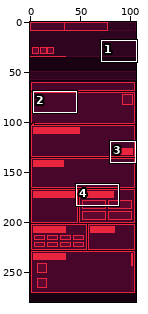
Pixel-art file -- blueprint.aseprite. The first picture is a wide view before the edit; the outline marks the close-up.
Close-up. Before the commit:
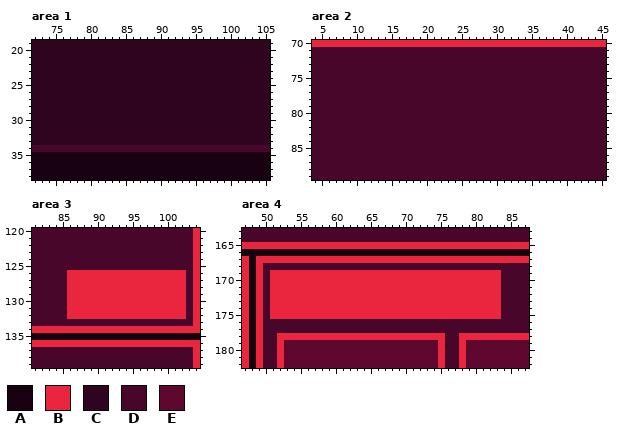
106x280 pixels, 1 frame. Shown: area 1: x 72..105, y 19..38; area 2: x 4..45, y 70..89; area 3: x 81..104, y 120..139; area 4: x 47..87, y 163..182. The commit also changed other parts of the picture, which this record leaves out.
Visible layers, top first: "panels", "background".
Palette (. is transparent): A #180211  B #e9263d  C #2f041f  D #47062a  E #5e0830
Pixels before, area 1, first column x 72:
19 CCCCCCCCCCCCCCCCCCCCCCCCCCCCCCCCCC
20 CCCCCCCCCCCCCCCCCCCCCCCCCCCCCCCCCC
21 CCCCCCCCCCCCCCCCCCCCCCCCCCCCCCCCCC
22 CCCCCCCCCCCCCCCCCCCCCCCCCCCCCCCCCC
23 CCCCCCCCCCCCCCCCCCCCCCCCCCCCCCCCCC
24 CCCCCCCCCCCCCCCCCCCCCCCCCCCCCCCCCC
25 CCCCCCCCCCCCCCCCCCCCCCCCCCCCCCCCCC
26 CCCCCCCCCCCCCCCCCCCCCCCCCCCCCCCCCC
27 CCCCCCCCCCCCCCCCCCCCCCCCCCCCCCCCCC
28 CCCCCCCCCCCCCCCCCCCCCCCCCCCCCCCCCC
29 CCCCCCCCCCCCCCCCCCCCCCCCCCCCCCCCCC
30 CCCCCCCCCCCCCCCCCCCCCCCCCCCCCCCCCC
31 CCCCCCCCCCCCCCCCCCCCCCCCCCCCCCCCCC
32 CCCCCCCCCCCCCCCCCCCCCCCCCCCCCCCCCC
33 CCCCCCCCCCCCCCCCCCCCCCCCCCCCCCCCCC
34 DDDDDDDDDDDDDDDDDDDDDDDDDDDDDDDDDD
35 AAAAAAAAAAAAAAAAAAAAAAAAAAAAAAAAAA
36 AAAAAAAAAAAAAAAAAAAAAAAAAAAAAAAAAA
37 AAAAAAAAAAAAAAAAAAAAAAAAAAAAAAAAAA
38 AAAAAAAAAAAAAAAAAAAAAAAAAAAAAAAAAA
Pixels before, area 2, first column x 4:
70 BBBBBBBBBBBBBBBBBBBBBBBBBBBBBBBBBBBBBBBBBB
71 DDDDDDDDDDDDDDDDDDDDDDDDDDDDDDDDDDDDDDDDDD
72 DDDDDDDDDDDDDDDDDDDDDDDDDDDDDDDDDDDDDDDDDD
73 DDDDDDDDDDDDDDDDDDDDDDDDDDDDDDDDDDDDDDDDDD
74 DDDDDDDDDDDDDDDDDDDDDDDDDDDDDDDDDDDDDDDDDD
75 DDDDDDDDDDDDDDDDDDDDDDDDDDDDDDDDDDDDDDDDDD
76 DDDDDDDDDDDDDDDDDDDDDDDDDDDDDDDDDDDDDDDDDD
77 DDDDDDDDDDDDDDDDDDDDDDDDDDDDDDDDDDDDDDDDDD
78 DDDDDDDDDDDDDDDDDDDDDDDDDDDDDDDDDDDDDDDDDD
79 DDDDDDDDDDDDDDDDDDDDDDDDDDDDDDDDDDDDDDDDDD
80 DDDDDDDDDDDDDDDDDDDDDDDDDDDDDDDDDDDDDDDDDD
81 DDDDDDDDDDDDDDDDDDDDDDDDDDDDDDDDDDDDDDDDDD
82 DDDDDDDDDDDDDDDDDDDDDDDDDDDDDDDDDDDDDDDDDD
83 DDDDDDDDDDDDDDDDDDDDDDDDDDDDDDDDDDDDDDDDDD
84 DDDDDDDDDDDDDDDDDDDDDDDDDDDDDDDDDDDDDDDDDD
85 DDDDDDDDDDDDDDDDDDDDDDDDDDDDDDDDDDDDDDDDDD
86 DDDDDDDDDDDDDDDDDDDDDDDDDDDDDDDDDDDDDDDDDD
87 DDDDDDDDDDDDDDDDDDDDDDDDDDDDDDDDDDDDDDDDDD
88 DDDDDDDDDDDDDDDDDDDDDDDDDDDDDDDDDDDDDDDDDD
89 DDDDDDDDDDDDDDDDDDDDDDDDDDDDDDDDDDDDDDDDDD
Pixels before, area 3, first column x 81:
120 DDDDDDDDDDDDDDDDDDDDDDDB
121 DDDDDDDDDDDDDDDDDDDDDDDB
122 DDDDDDDDDDDDDDDDDDDDDDDB
123 DDDDDDDDDDDDDDDDDDDDDDDB
124 DDDDDDDDDDDDDDDDDDDDDDDB
125 DDDDDDDDDDDDDDDDDDDDDDDB
126 DDDDDBBBBBBBBBBBBBBBBBDB
127 DDDDDBBBBBBBBBBBBBBBBBDB
128 DDDDDBBBBBBBBBBBBBBBBBDB
129 DDDDDBBBBBBBBBBBBBBBBBDB
130 DDDDDBBBBBBBBBBBBBBBBBDB
131 DDDDDBBBBBBBBBBBBBBBBBDB
132 DDDDDBBBBBBBBBBBBBBBBBDB
133 DDDDDDDDDDDDDDDDDDDDDDDB
134 BBBBBBBBBBBBBBBBBBBBBBBB
135 AAAAAAAAAAAAAAAAAAAAAAAA
136 BBBBBBBBBBBBBBBBBBBBBBBB
137 DDDDDDDDDDDDDDDDDDDDDDDB
138 DDDDDDDDDDDDDDDDDDDDDDDB
139 DDDDDDDDDDDDDDDDDDDDDDDB
Pixels before, area 4, first column x 47:
163 DDDDDDDDDDDDDDDDDDDDDDDDDDDDDDDDDDDDDDDDD
164 DDDDDDDDDDDDDDDDDDDDDDDDDDDDDDDDDDDDDDDDD
165 BBBBBBBBBBBBBBBBBBBBBBBBBBBBBBBBBBBBBBBBB
166 AAAAAAAAAAAAAAAAAAAAAAAAAAAAAAAAAAAAAAAAA
167 BABBBBBBBBBBBBBBBBBBBBBBBBBBBBBBBBBBBBBBB
168 BABDDDDDDDDDDDDDDDDDDDDDDDDDDDDDDDDDDDDDD
169 BABDBBBBBBBBBBBBBBBBBBBBBBBBBBBBBBBBBDDDD
170 BABDBBBBBBBBBBBBBBBBBBBBBBBBBBBBBBBBBDDDD
171 BABDBBBBBBBBBBBBBBBBBBBBBBBBBBBBBBBBBDDDD
172 BABDBBBBBBBBBBBBBBBBBBBBBBBBBBBBBBBBBDDDD
173 BABDBBBBBBBBBBBBBBBBBBBBBBBBBBBBBBBBBDDDD
174 BABDBBBBBBBBBBBBBBBBBBBBBBBBBBBBBBBBBDDDD
175 BABDBBBBBBBBBBBBBBBBBBBBBBBBBBBBBBBBBDDDD
176 BABDDDDDDDDDDDDDDDDDDDDDDDDDDDDDDDDDDDDDD
177 BABDDDDDDDDDDDDDDDDDDDDDDDDDDDDDDDDDDDDDD
178 BABDDBBBBBBBBBBBBBBBBBBBBBBBBDDBBBBBBBBBB
179 BABDDBEEEEEEEEEEEEEEEEEEEEEEBDDBEEEEEEEEE
180 BABDDBEEEEEEEEEEEEEEEEEEEEEEBDDBEEEEEEEEE
181 BABDDBEEEEEEEEEEEEEEEEEEEEEEBDDBEEEEEEEEE
182 BABDDBEEEEEEEEEEEEEEEEEEEEEEBDDBEEEEEEEEE
After:
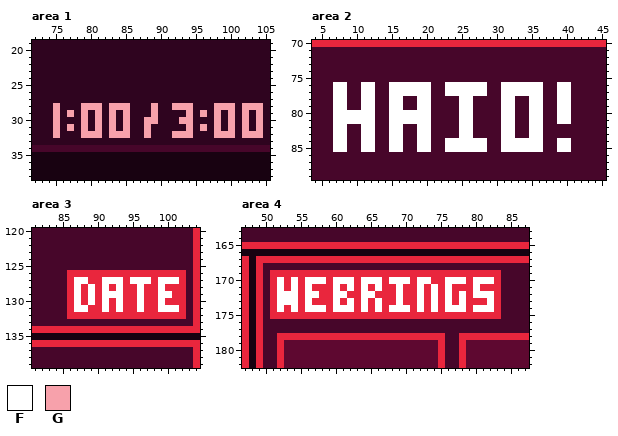
Colours new in this view: F #ffffff  G #f7a1ab
What changed:
layer "text" now shown
Area 1, layer "text":
y 28: x 75 C -> G; x 79..81 CCC -> GGG; x 83..85 CCC -> GGG; x 89 C -> G; x 92..94 CCC -> GGG; x 98..100 CCC -> GGG; x 102..104 CCC -> GGG
y 29: x 75 C -> G; x 77 C -> G; x 79 C -> G; x 81 C -> G; x 83 C -> G; x 85 C -> G; x 89 C -> G; x 94 C -> G; x 96 C -> G; x 98 C -> G; x 100 C -> G; x 102 C -> G; x 104 C -> G
y 30: x 75 C -> G; x 79 C -> G; x 81 C -> G; x 83 C -> G; x 85 C -> G; x 88..89 CC -> GG; x 93..94 CC -> GG; x 98 C -> G; x 100 C -> G; x 102 C -> G; x 104 C -> G
y 31: x 75 C -> G; x 77 C -> G; x 79 C -> G; x 81 C -> G; x 83 C -> G; x 85 C -> G; x 88 C -> G; x 94 C -> G; x 96 C -> G; x 98 C -> G; x 100 C -> G; x 102 C -> G; x 104 C -> G
y 32: x 75 C -> G; x 79..81 CCC -> GGG; x 83..85 CCC -> GGG; x 88 C -> G; x 92..94 CCC -> GGG; x 98..100 CCC -> GGG; x 102..104 CCC -> GGG
Area 2, layer "text":
y 76..77: x 7..8 DD -> FF; x 11..12 DD -> FF; x 15..20 DDDDDD -> FFFFFF; x 23..28 DDDDDD -> FFFFFF; x 31..36 DDDDDD -> FFFFFF; x 39..40 DD -> FF
y 78..79: x 7..8 DD -> FF; x 11..12 DD -> FF; x 15..16 DD -> FF; x 19..20 DD -> FF; x 25..26 DD -> FF; x 31..32 DD -> FF; x 35..36 DD -> FF; x 39..40 DD -> FF
y 80..81: x 7..12 DDDDDD -> FFFFFF; x 15..20 DDDDDD -> FFFFFF; x 25..26 DD -> FF; x 31..32 DD -> FF; x 35..36 DD -> FF; x 39..40 DD -> FF
y 82..83: x 7..8 DD -> FF; x 11..12 DD -> FF; x 15..16 DD -> FF; x 19..20 DD -> FF; x 25..26 DD -> FF; x 31..32 DD -> FF; x 35..36 DD -> FF
y 84..85: x 7..8 DD -> FF; x 11..12 DD -> FF; x 15..16 DD -> FF; x 19..20 DD -> FF; x 23..28 DDDDDD -> FFFFFF; x 31..36 DDDDDD -> FFFFFF; x 39..40 DD -> FF
Area 3, layer "text":
y 127: x 87..88 BB -> FF; x 91..93 BBB -> FFF; x 95..97 BBB -> FFF; x 99..101 BBB -> FFF
y 128: x 87 B -> F; x 89 B -> F; x 91 B -> F; x 93 B -> F; x 96 B -> F; x 99 B -> F
y 129: x 87 B -> F; x 89 B -> F; x 91..93 BBB -> FFF; x 96 B -> F; x 99..100 BB -> FF
y 130: x 87 B -> F; x 89 B -> F; x 91 B -> F; x 93 B -> F; x 96 B -> F; x 99 B -> F
y 131: x 87..88 BB -> FF; x 91 B -> F; x 93 B -> F; x 96 B -> F; x 99..101 BBB -> FFF
Area 4, layer "text":
y 170: x 52 B -> F; x 54 B -> F; x 56..58 BBB -> FFF; x 60..62 BBB -> FFF; x 64..66 BBB -> FFF; x 68..70 BBB -> FFF; x 72..73 BB -> FF; x 76..78 BBB -> FFF; x 80..82 BBB -> FFF
y 171: x 52 B -> F; x 54 B -> F; x 56 B -> F; x 60 B -> F; x 62 B -> F; x 64 B -> F; x 66 B -> F; x 69 B -> F; x 72 B -> F; x 74 B -> F; x 76 B -> F; x 80 B -> F
y 172: x 52..54 BBB -> FFF; x 56..57 BB -> FF; x 60..61 BB -> FF; x 64..65 BB -> FF; x 69 B -> F; x 72 B -> F; x 74 B -> F; x 76 B -> F; x 78 B -> F; x 80..82 BBB -> FFF
y 173: x 52..54 BBB -> FFF; x 56 B -> F; x 60 B -> F; x 62 B -> F; x 64 B -> F; x 66 B -> F; x 69 B -> F; x 72 B -> F; x 74 B -> F; x 76 B -> F; x 78 B -> F; x 82 B -> F
y 174: x 52 B -> F; x 54 B -> F; x 56..58 BBB -> FFF; x 60..62 BBB -> FFF; x 64 B -> F; x 66 B -> F; x 68..70 BBB -> FFF; x 72 B -> F; x 74 B -> F; x 76..78 BBB -> FFF; x 80..82 BBB -> FFF
Where, in picture pixels (left, top, right, bottom), the same in both close-ups:
changed: (53, 103, 263, 138)
changed: (333, 82, 571, 152)
changed: (74, 277, 179, 312)
changed: (277, 277, 494, 312)
